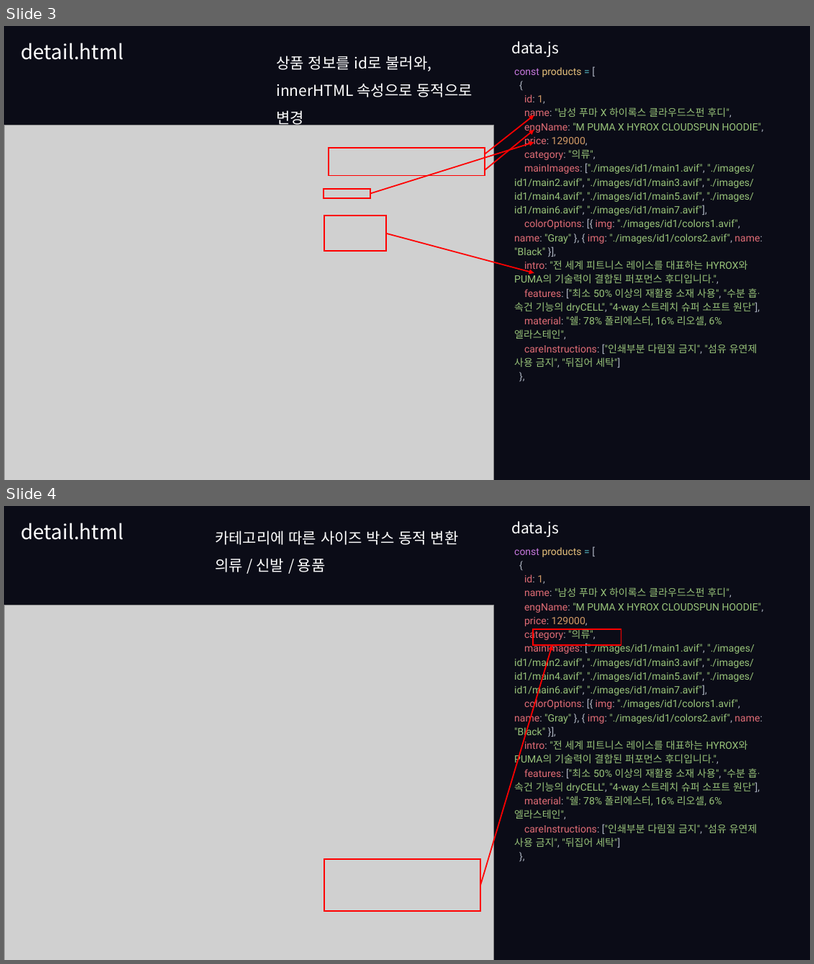
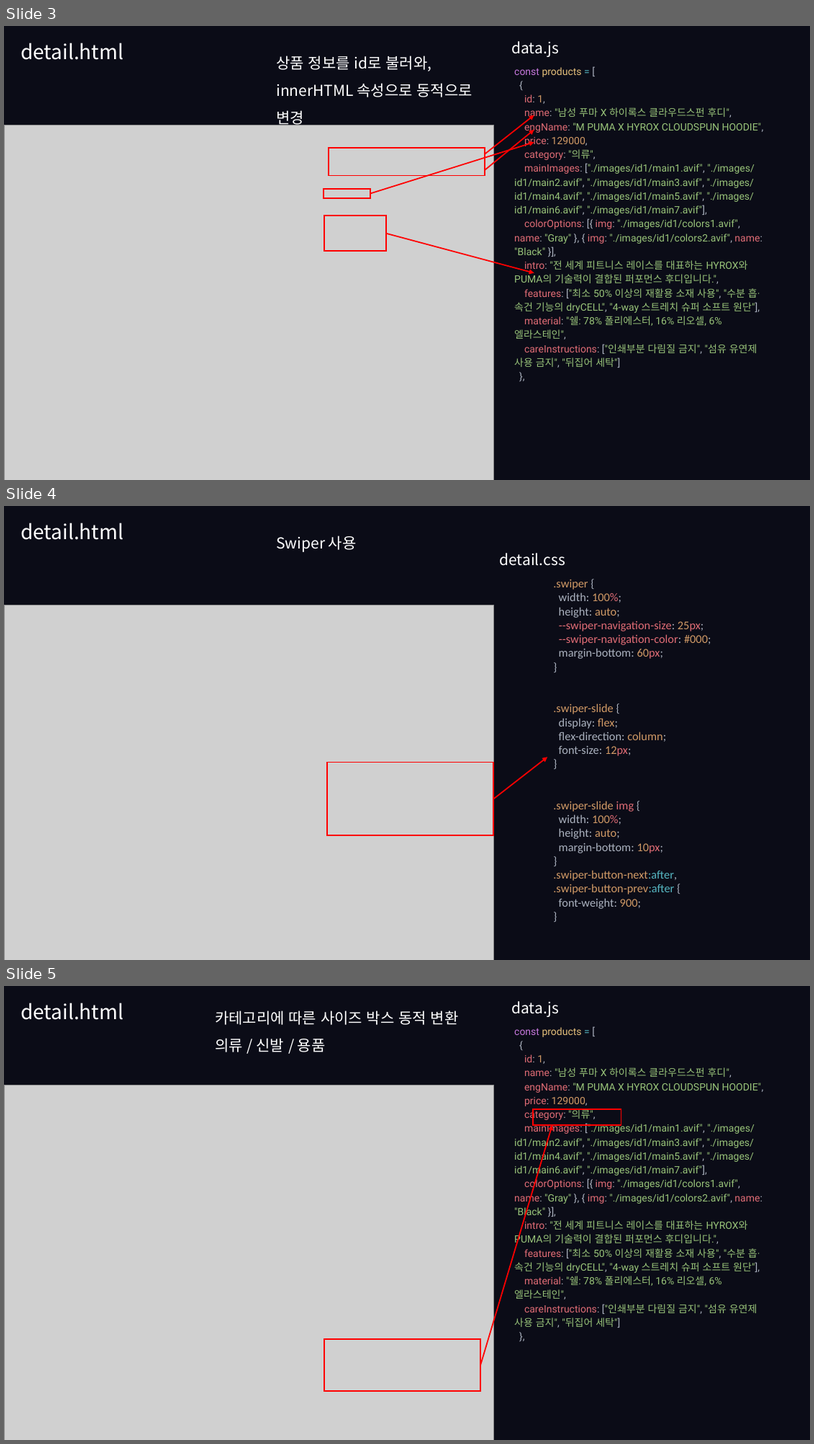
Before and after one commit to hyunkyumlee/FrontProject, a slide deck: 발표 자료/개인별 ppt/이현겸_ppt.pptx. Shown one above the other, each under a label of ours: slides 3 and 4 before the commit, slides 3, 4 and 5 after it. The pictures are 814x964 and 814x1444 pixels, drawn with LibreOffice and Linux fonts; fonts in the diff are those of the drawing; grey boxes stand for pictures. Boxes give left, top, right and bottom in pixels: in the first picture for what was removed or moved away, otherwise in the second. Text is boxed around its words. In the diff, an @@ line names an element or a change of style, - is before the commit and + after.

```diff
--- a/발표 자료/개인별 ppt/이현겸_ppt.pptx
+++ b/발표 자료/개인별 ppt/이현겸_ppt.pptx
@@ slide 4 added at box(4, 506, 810, 960), background #0B0C17 @@
@@ text added at box(21, 523, 124, 540), 24 pt, text #FFFFFF @@
+detail.html
@@ text added at box(276, 536, 357, 552), 18 pt, text #FFFFFF @@
+Swiper 사용
@@ text added at box(500, 553, 566, 566), 18 pt, text #FFFFFF @@
+detail.css
@@ text added at box(553, 579, 711, 908), 14 pt, text #ABB2BF @@
+.swiper {
+width: 100%;
+height: auto;
+--swiper-navigation-size: 25px;
+--swiper-navigation-color: #000;
+margin-bottom: 60px;
+}
+.swiper-slide {
+display: flex;
+flex-direction: column;
+font-size: 12px;
+}
+.swiper-slide img {
+width: 100%;
+height: auto;
+margin-bottom: 10px;
+}
+.swiper-button-next:after,
+.swiper-button-prev:after {
+font-weight: 900;
+}
@@ picture added at box(4, 605, 494, 960) @@
@@ rectangle added at box(327, 762, 494, 835), outline #FF0000 1.5 pt @@
@@ arrow added from (494, 799) to (548, 757), #FF0000 1.5 pt @@
@@ what was slide 4 is now slide 5 @@
```
Also in this commit, not shown: 2 other files.
